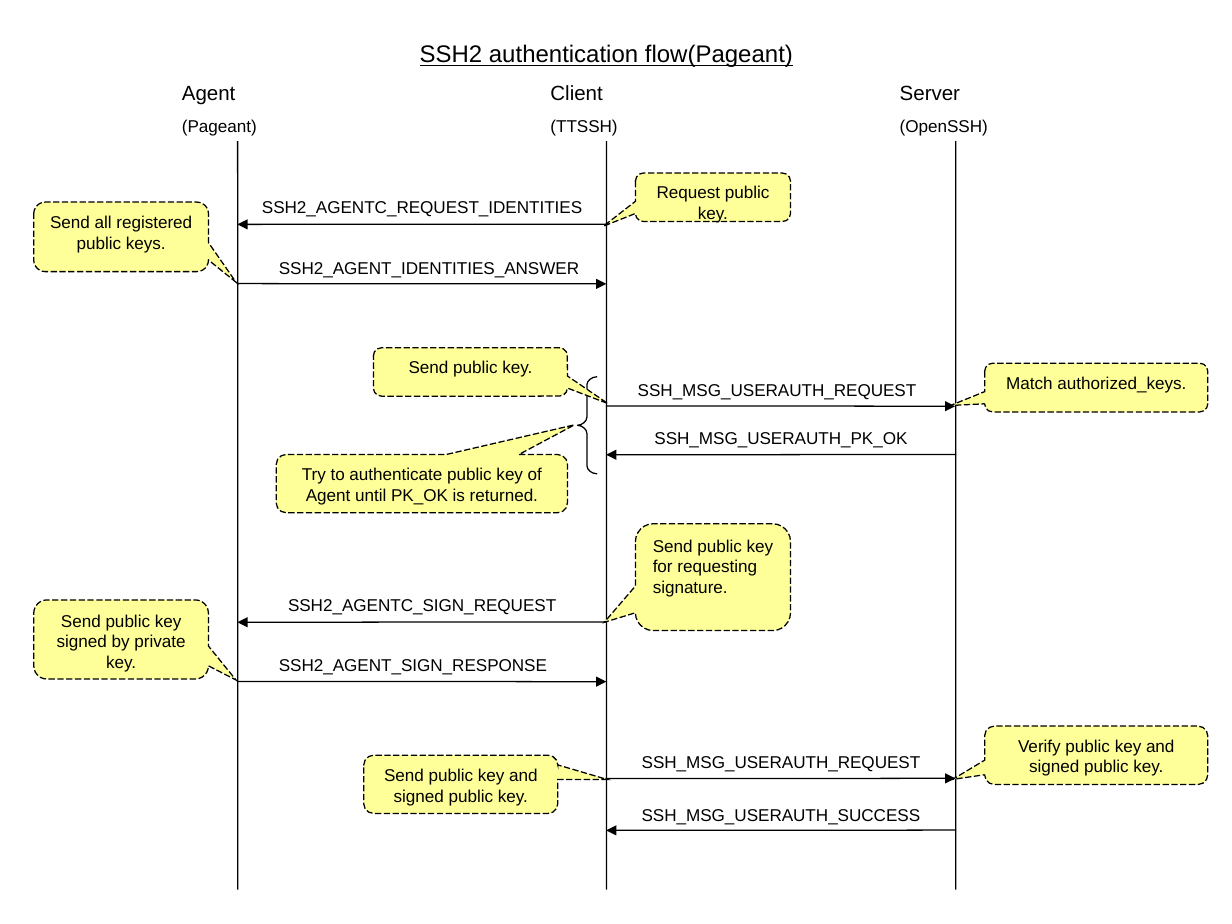
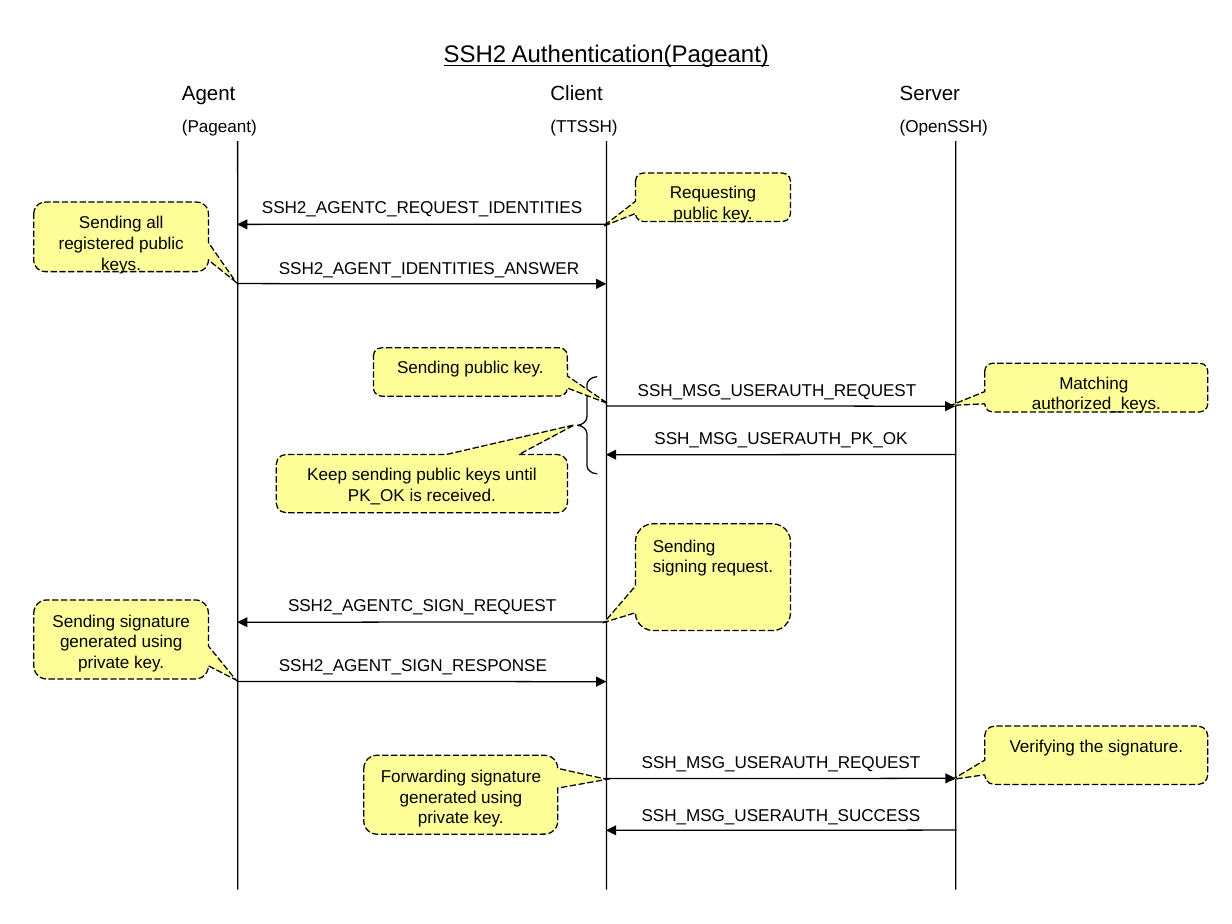
Before and after one commit to yasu-hide/ttssh2, a slide deck: slide 2 of doc/en/html/reference/image/ssh2_auth.ppt. Drawn at 1232x924 pixels with LibreOffice and Linux fonts; fonts in the diff are those of the drawing. Boxes give left, top, right and bottom in pixels: in the first picture for what was removed or moved away, otherwise in the second. Text is boxed around its words. In the diff, an @@ line names an element or a change of style, - is before the commit and + after.

```diff
--- a/doc/en/html/reference/image/ssh2_auth.ppt
+++ b/doc/en/html/reference/image/ssh2_auth.ppt
@@ title at [444,44,769,67]: text changed @@
-SSH2 authentication flow(Pageant)
+SSH2 Authentication(Pageant)
@@ text in rounded speech box at [670,185,756,223]: text changed @@
-Request public key.
+Requesting public key.
@@ text in rounded speech box at [59,215,184,274]: text changed @@
-Send all registered public keys.
+Sending all registered public keys.
@@ text in rounded speech box at [397,360,544,377]: text changed @@
-Send public key.
+Sending public key.
@@ text in rounded speech box at [1032,376,1161,413]: text changed @@
-Match authorized_keys.
+Matching
+authorized_keys.
@@ text in rounded speech box at [307,467,536,505]: text changed @@
-Try to authenticate public key of Agent until PK_OK is returned.
+Keep sending public keys until PK_OK is received.
@@ text in rounded speech box at [653,539,774,576]: text changed @@
-Send public key for requesting signature.
+Sending signing request.
@@ text in rounded speech box at [52,614,190,672]: text changed @@
-Send public key signed by private key.
+Sending signature generated using private key.
@@ text in rounded speech box at [1010,739,1183,756]: text changed @@
-Verify public key and signed public key.
+Verifying the signature.
@@ rounded speech box "Forwarding signature generated using private ...": place and size @@
-rounded speech box "Forwarding signature generated using private ..." at [363,755,557,813]
+rounded speech box "Forwarding signature generated using private ..." at [363,755,557,834]
@@ rounded speech box "Forwarding signature generated using private ..." at [363,755,557,834]: proportions changed @@
@@ text in rounded speech box at [381,769,541,827]: text changed @@
-Send public key and signed public key.
+Forwarding signature generated using private key.
```
Also in this commit, not shown: 1 other slide changed, 28 other files.
